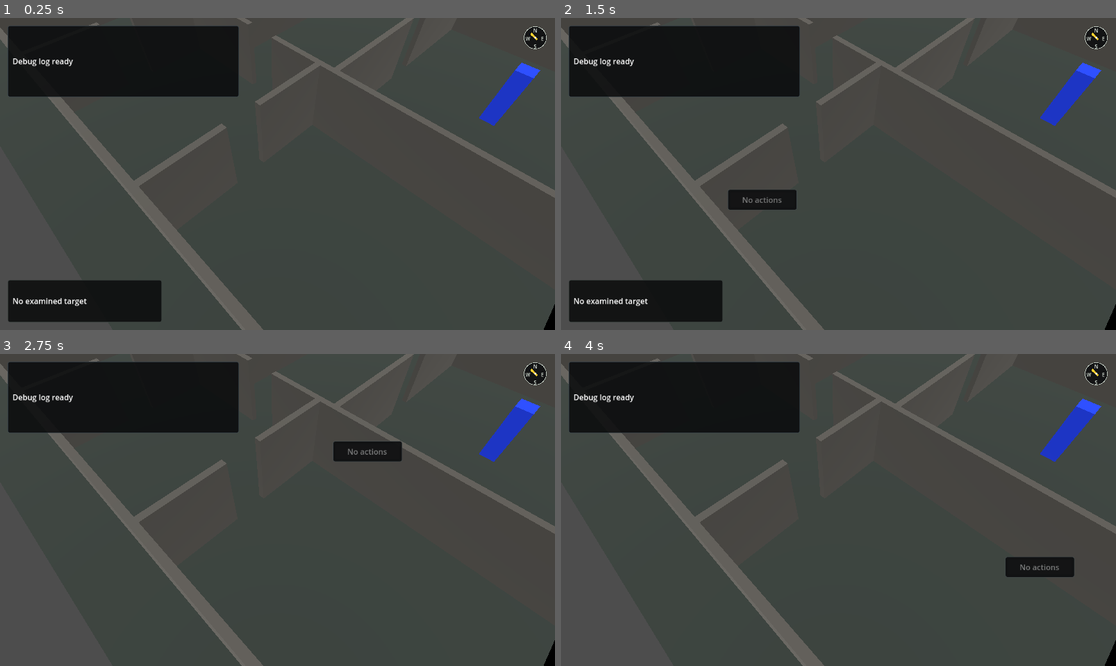
Above: before the commit, frames 1-4 (two rows, left to right).
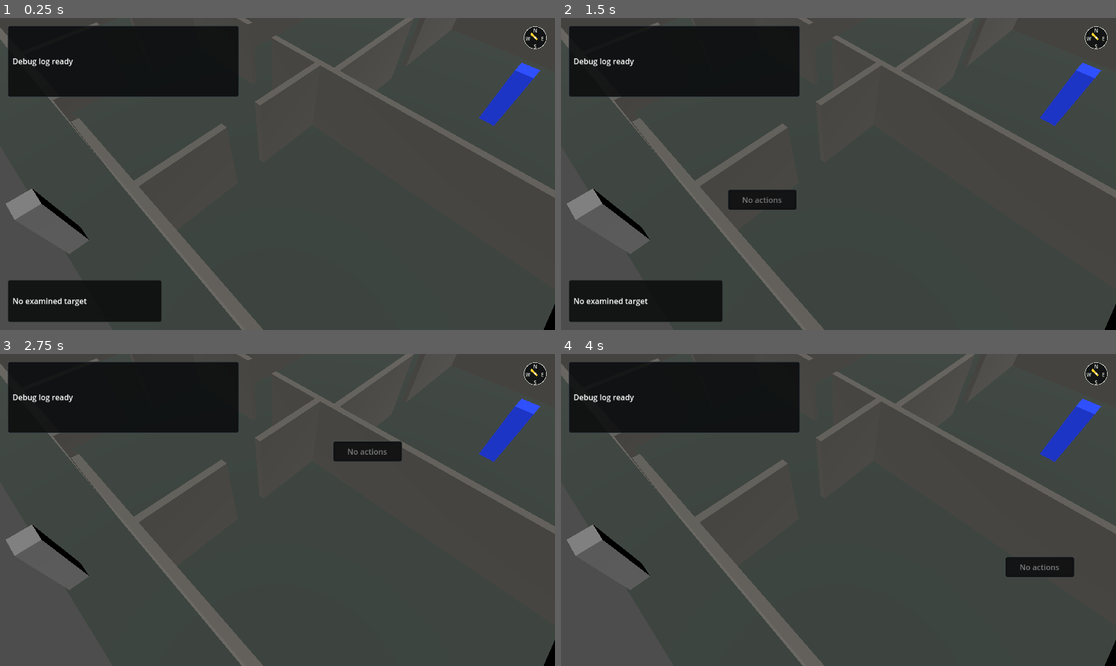
Above: after the commit, the same moments.

Repository: charlescodes/cobalt
Game: Godot game, scene res://scenes/main.tscn
Same seed, same stepped clock (60 frames per second), same inputs: the game is played once before the commit and once after it.
Inputs (mouse positions are in pixels of both pictures, inside the frame that each line leads up to):
- Up to frame 1 (0.25 s): no input
- Up to frame 2 (1.5 s): tap Enter at 0.5 s; move the mouse to (960, 158) at 0.52 s; hold , (toggle_interaction_log) 0.53-1.28 s; click (960, 158) at 0.67 s; tap Space at 1.25 s; move the mouse to (727, 189) at 1.27 s; tap , (toggle_interaction_log) at 1.35 s; click (727, 189) at 1.42 s
- Up to frame 3 (2.75 s): tap Enter at 2 s; move the mouse to (333, 441) at 2.02 s; hold , (toggle_interaction_log) from 2.03 s (still down); click (333, 441) at 2.17 s
- Up to frame 4 (4 s): tap Space at 2.75 s; move the mouse to (810, 572) at 2.77 s; release , (toggle_interaction_log) at 2.78 s; tap , (toggle_interaction_log) at 2.85 s; click (810, 572) at 2.92 s; tap Enter at 3.5 s; move the mouse to (1005, 556) at 3.52 s; hold , (toggle_interaction_log) from 3.53 s (still down); click (1005, 556) at 3.67 s

The runs differ from the first frame. In frame 1, 1.2% of the frame differs, in the area x 1-21%, y 25-76%; in frame 2, 1.2%; in frame 3, 1.2%; in frame 4, 1.2%.

Commit message:
Add BSP debug map mode with exterior exits
- Generate runtime BSP maps with buffered ground, PC/NPC spawns, and carved doors
- Start in BSP debug mode and toggle back to authored map with F12
- Add camera compass and show navigation overlays in debug mode
- Cover BSP generation, exits, and main-scene toggle behavior

Diff:
--- a/src/debug/bsp_module_data.gd
+++ b/src/debug/bsp_module_data.gd
@@ -41,6 +41,7 @@
 	var partition_id: StringName = &""
 	var position: Vector3 = Vector3.ZERO
 	var width_m: float = 1.0
+	var is_exterior_exit: bool = false
 
 @export var map_id: String = "bsp_debug"
 @export var building_size_m: Vector2 = Vector2(18.0, 14.0)
@@ -49,6 +50,7 @@
 @export var seed: int = 1337
 @export_range(0.0, 8.0, 0.25) var ground_buffer_m: float = 2.0
 @export_range(0.5, 3.0, 0.1) var door_width_m: float = 1.0
+@export var exterior_exit_side: StringName = &"south"
 @export_range(0.25, 8.0, 0.05) var wall_height_m: float = 2.2
 @export_range(0.05, 2.0, 0.01) var wall_thickness_m: float = 0.18
 @export_range(0.05, 1.0, 0.01) var ground_thickness_m: float = 0.1
--- a/src/debug/bsp_room_processor.gd
+++ b/src/debug/bsp_room_processor.gd
@@ -11,6 +11,10 @@
 const SPLIT_Z: int = 1
 const EPSILON: float = 0.001
 const SPLIT_STEP_M: float = 0.5
+const PERIMETER_NORTH: StringName = &"perimeter_north"
+const PERIMETER_EAST: StringName = &"perimeter_east"
+const PERIMETER_SOUTH: StringName = &"perimeter_south"
+const PERIMETER_WEST: StringName = &"perimeter_west"
 
 static func generate(data: BspModuleDataScript) -> BspModuleDataScript:
 	var source := data if data != null else BspModuleDataScript.new()
@@ -29,6 +33,7 @@
 	result.doors.clear()
 	_gather_rooms(root, result.rooms)
 	_gather_partitions(root, result)
+	_add_exterior_exit(result)
 	return result
 
 static func compile_to_walls(data: BspModuleDataScript) -> Array[WallSegmentDataScript]:
@@ -184,6 +189,102 @@
 	_gather_partitions(node.left_child, data)
 	_gather_partitions(node.right_child, data)
 
+static func _add_exterior_exit(data: BspModuleDataScript) -> void:
+	if data.rooms.is_empty():
+		return
+
+	var bounds := _building_bounds(data)
+	var side := _normalized_exit_side(data.exterior_exit_side)
+	var exit_room := _best_exit_room(data.rooms, bounds, side)
+	if exit_room == null:
+		return
+
+	var door := BspModuleDataScript.BspDoor.new()
+	door.id = StringName("exit_%02d" % data.doors.size())
+	door.partition_id = _perimeter_id_for_side(side)
+	door.width_m = data.door_width_m
+	door.is_exterior_exit = true
+	door.position = _exit_position_for_room(exit_room, bounds, side, door.width_m)
+	data.doors.append(door)
+
+static func _normalized_exit_side(side: StringName) -> StringName:
+	match side:
+		PERIMETER_NORTH, &"north":
+			return &"north"
+		PERIMETER_EAST, &"east":
+			return &"east"
+		PERIMETER_WEST, &"west":
+			return &"west"
+		_:
+			return &"south"
+
+static func _best_exit_room(
+	rooms: Array[BspModuleDataScript.BspRoom],
+	bounds: Rect2,
+	side: StringName
+) -> BspModuleDataScript.BspRoom:
+	var best_room: BspModuleDataScript.BspRoom
+	var best_score := INF
+	for room in rooms:
+		if not _room_touches_exterior_side(room, bounds, side):
+			continue
+
+		var center := room.bounds.position + (room.bounds.size * 0.5)
+		var score := absf(center.x) if side == &"north" or side == &"south" else absf(center.y)
+		if score < best_score:
+			best_room = room
+			best_score = score
+
+	return best_room
+
+static func _room_touches_exterior_side(
+	room: BspModuleDataScript.BspRoom,
+	bounds: Rect2,
+	side: StringName
+) -> bool:
+	match side:
+		&"north":
+			return absf(room.bounds.position.y - bounds.position.y) <= EPSILON
+		&"east":
+			return absf(room.bounds.end.x - bounds.end.x) <= EPSILON
+		&"west":
+			return absf(room.bounds.position.x - bounds.position.x) <= EPSILON
+		_:
+			return absf(room.bounds.end.y - bounds.end.y) <= EPSILON
+
+static func _exit_position_for_room(
+	room: BspModuleDataScript.BspRoom,
+	bounds: Rect2,
+	side: StringName,
+	door_width_m: float
+) -> Vector3:
+	var half_width := door_width_m * 0.5
+	var room_center := room.bounds.position + (room.bounds.size * 0.5)
+	match side:
+		&"north":
+			var north_x := _clamp_ordered(room_center.x, room.bounds.position.x + half_width, room.bounds.end.x - half_width)
+			return Vector3(north_x, 0.0, bounds.position.y)
+		&"east":
+			var east_z := _clamp_ordered(room_center.y, room.bounds.position.y + half_width, room.bounds.end.y - half_width)
+			return Vector3(bounds.end.x, 0.0, east_z)
+		&"west":
+			var west_z := _clamp_ordered(room_center.y, room.bounds.position.y + half_width, room.bounds.end.y - half_width)
+			return Vector3(bounds.position.x, 0.0, west_z)
+		_:
+			var south_x := _clamp_ordered(room_center.x, room.bounds.position.x + half_width, room.bounds.end.x - half_width)
+			return Vector3(south_x, 0.0, bounds.end.y)
+
+static func _perimeter_id_for_side(side: StringName) -> StringName:
+	match side:
+		&"north":
+			return PERIMETER_NORTH
+		&"east":
+			return PERIMETER_EAST
+		&"west":
+			return PERIMETER_WEST
+		_:
+			return PERIMETER_SOUTH
+
 static func _default_door_position(
 	node: BspModuleDataScript.BspNode,
 	rooms: Array[BspModuleDataScript.BspRoom],
@@ -266,10 +367,10 @@
 	var x1 := bounds.position.x + bounds.size.x
 	var z0 := bounds.position.y
 	var z1 := bounds.position.y + bounds.size.y
-	walls.append(_raw_wall(&"", Vector3(x0, 0.0, z0), Vector3(x1, 0.0, z0)))
-	walls.append(_raw_wall(&"", Vector3(x1, 0.0, z0), Vector3(x1, 0.0, z1)))
-	walls.append(_raw_wall(&"", Vector3(x1, 0.0, z1), Vector3(x0, 0.0, z1)))
-	walls.append(_raw_wall(&"", Vector3(x0, 0.0, z1), Vector3(x0, 0.0, z0)))
+	walls.append(_raw_wall(PERIMETER_NORTH, Vector3(x0, 0.0, z0), Vector3(x1, 0.0, z0)))
+	walls.append(_raw_wall(PERIMETER_EAST, Vector3(x1, 0.0, z0), Vector3(x1, 0.0, z1)))
+	walls.append(_raw_wall(PERIMETER_SOUTH, Vector3(x1, 0.0, z1), Vector3(x0, 0.0, z1)))
+	walls.append(_raw_wall(PERIMETER_WEST, Vector3(x0, 0.0, z1), Vector3(x0, 0.0, z0)))
 
 	for partition in data.partitions:
 		walls.append(_raw_wall(partition.id, partition.start_position, partition.end_position))
@@ -321,9 +422,6 @@
 	partition_id: StringName
 ) -> Array[BspModuleDataScript.BspDoor]:
 	var doors: Array[BspModuleDataScript.BspDoor] = []
-	if partition_id == &"":
-		return doors
-
 	for door in data.doors:
 		if door.partition_id == partition_id:
 			doors.append(door)
@@ -397,6 +495,12 @@
 ) -> Vector3:
 	var rng := RandomNumberGenerator.new()
 	rng.seed = int(maxi(data.seed + 9151, 0))
+	var exterior_exit := _exterior_exit(data)
+	if exterior_exit != null:
+		var exterior_position: Variant = _npc_external_spawn_position(data, walls, rng, exterior_exit)
+		if exterior_position is Vector3:
+			return exterior_position as Vector3
+
 	var ground_bounds := _ground_bounds(data)
 	var margin := maxf(data.actor_size_m.x, data.actor_size_m.z) * 0.5
 	var pc_position := _player_spawn_position(data)
@@ -414,6 +518,138 @@
 
 	return Vector3(ground_bounds.position.x + margin, 0.0, ground_bounds.position.y + margin)
 
+static func _exterior_exit(data: BspModuleDataScript) -> BspModuleDataScript.BspDoor:
+	for door in data.doors:
+		if door.is_exterior_exit:
+			return door
+	return null
+
+static func _npc_external_spawn_position(
+	data: BspModuleDataScript,
+	walls: Array[WallSegmentDataScript],
+	rng: RandomNumberGenerator,
+	exterior_exit: BspModuleDataScript.BspDoor
+) -> Variant:
+	var building_bounds := _building_bounds(data)
+	var ground_bounds := _ground_bounds(data)
+	var margin := maxf(data.actor_size_m.x, data.actor_size_m.z) * 0.5
+	var pc_position := _player_spawn_position(data)
+	var side := _side_for_perimeter_id(exterior_exit.partition_id)
+
+	for _attempt in range(data.npc_spawn_attempts):
+		var position := _random_external_position(data, rng, exterior_exit.position, side, margin, building_bounds, ground_bounds)
+		if position.distance_to(pc_position) < 1.0:
+			continue
+		if _building_bounds(data).has_point(Vector2(position.x, position.z)):
+			continue
+		if _distance_to_walls(position, walls) >= data.npc_wall_clearance_m:
+			return position
+
+	var fallback := _fallback_external_position(data, exterior_exit.position, side, margin, building_bounds, ground_bounds)
+	return fallback if not building_bounds.has_point(Vector2(fallback.x, fallback.z)) else null
+
+static func _random_external_position(
+	data: BspModuleDataScript,
+	rng: RandomNumberGenerator,
+	exit_position: Vector3,
+	side: StringName,
+	margin: float,
+	building_bounds: Rect2,
+	ground_bounds: Rect2
+) -> Vector3:
+	var lateral_span := maxf(data.ground_buffer_m, data.door_width_m)
+	match side:
+		&"north":
+			return Vector3(
+				_rand_range_ordered(rng, exit_position.x - lateral_span, exit_position.x + lateral_span, ground_bounds.position.x + margin, ground_bounds.end.x - margin),
+				0.0,
+				_rand_range_ordered(rng, ground_bounds.position.y + margin, building_bounds.position.y - margin)
+			)
+		&"east":
+			return Vector3(
+				_rand_range_ordered(rng, building_bounds.end.x + margin, ground_bounds.end.x - margin),
+				0.0,
+				_rand_range_ordered(rng, exit_position.z - lateral_span, exit_position.z + lateral_span, ground_bounds.position.y + margin, ground_bounds.end.y - margin)
+			)
+		&"west":
+			return Vector3(
+				_rand_range_ordered(rng, ground_bounds.position.x + margin, building_bounds.position.x - margin),
+				0.0,
+				_rand_range_ordered(rng, exit_position.z - lateral_span, exit_position.z + lateral_span, ground_bounds.position.y + margin, ground_bounds.end.y - margin)
+			)
+		_:
+			return Vector3(
+				_rand_range_ordered(rng, exit_position.x - lateral_span, exit_position.x + lateral_span, ground_bounds.position.x + margin, ground_bounds.end.x - margin),
+				0.0,
+				_rand_range_ordered(rng, building_bounds.end.y + margin, ground_bounds.end.y - margin)
+			)
+
+static func _fallback_external_position(
+	data: BspModuleDataScript,
+	exit_position: Vector3,
+	side: StringName,
+	margin: float,
+	building_bounds: Rect2,
+	ground_bounds: Rect2
+) -> Vector3:
+	var offset := maxf(data.npc_wall_clearance_m + margin, data.door_width_m)
+	match side:
+		&"north":
+			return Vector3(
+				_clamp_ordered(exit_position.x, ground_bounds.position.x + margin, ground_bounds.end.x - margin),
+				0.0,
+				_clamp_ordered(building_bounds.position.y - offset, ground_bounds.position.y + margin, building_bounds.position.y - margin)
+			)
+		&"east":
+			return Vector3(
+				_clamp_ordered(building_bounds.end.x + offset, building_bounds.end.x + margin, ground_bounds.end.x - margin),
+				0.0,
+				_clamp_ordered(exit_position.z, ground_bounds.position.y + margin, ground_bounds.end.y - margin)
+			)
+		&"west":
+			return Vector3(
+				_clamp_ordered(building_bounds.position.x - offset, ground_bounds.position.x + margin, building_bounds.position.x - margin),
+				0.0,
+				_clamp_ordered(exit_position.z, ground_bounds.position.y + margin, ground_bounds.end.y - margin)
+			)
+		_:
+			return Vector3(
+				_clamp_ordered(exit_position.x, ground_bounds.position.x + margin, ground_bounds.end.x - margin),
+				0.0,
+				_clamp_ordered(building_bounds.end.y + offset, building_bounds.end.y + margin, ground_bounds.end.y - margin)
+			)
+
+static func _side_for_perimeter_id(perimeter_id: StringName) -> StringName:
+	match perimeter_id:
+		PERIMETER_NORTH:
+			return &"north"
+		PERIMETER_EAST:
+			return &"east"
+		PERIMETER_WEST:
+			return &"west"
+		_:
+			return &"south"
+
+static func _rand_range_ordered(
+	rng: RandomNumberGenerator,
+	min_value: float,
+	max_value: float,
+	clamp_min: float = -INF,
+	clamp_max: float = INF
+) -> float:
+	var clamp_low := minf(clamp_min, clamp_max)
+	var clamp_high := maxf(clamp_min, clamp_max)
+	var low := maxf(minf(min_value, max_value), clamp_low)
+	var high := minf(maxf(min_value, max_value), clamp_high)
+	if high < low:
+		var midpoint := (low + high) * 0.5
+		low = midpoint
+		high = midpoint
+	return rng.randf_range(low, high) if high > low else low
+
+static func _clamp_ordered(value: float, min_value: float, max_value: float) -> float:
+	return clampf(value, minf(min_value, max_value), maxf(min_value, max_value))
+
 static func _distance_to_walls(position: Vector3, walls: Array[WallSegmentDataScript]) -> float:
 	var best := INF
 	var point := Vector2(position.x, position.z)
@@ -443,6 +679,7 @@
 	result.seed = source.seed
 	result.ground_buffer_m = source.ground_buffer_m
 	result.door_width_m = source.door_width_m
+	result.exterior_exit_side = source.exterior_exit_side
 	result.wall_height_m = source.wall_height_m
 	result.wall_thickness_m = source.wall_thickness_m
 	result.ground_thickness_m = source.ground_thickness_m
--- a/tests/suites/bsp_room_processor_suite.gd
+++ b/tests/suites/bsp_room_processor_suite.gd
@@ -40,6 +40,12 @@
 
 	if first.partitions.is_empty() or first.doors.is_empty():
 		return ctx.fail("BSP generation did not produce internal partitions and default doors.")
+	var exterior_exit_count := 0
+	for door in first.doors:
+		if door.is_exterior_exit:
+			exterior_exit_count += 1
+	if exterior_exit_count != 1:
+		return ctx.fail("BSP generation should produce exactly one exterior exit.")
 
 	var walls: Array[WallSegmentDataScript] = BspRoomProcessorScript.compile_to_walls(first)
 	if walls.size() <= 4:
@@ -82,6 +88,8 @@
 	)
 	if not ground_bounds.has_point(Vector2(npc.position.x, npc.position.z)):
 		return ctx.fail("BSP NPC spawn is outside the buffered ground.")
+	if building_bounds.has_point(Vector2(npc.position.x, npc.position.z)):
+		return ctx.fail("BSP NPC spawn should be outside the generated building.")
 	if _distance_to_walls(npc.position, map_data.static_walls) < data.npc_wall_clearance_m:
 		return ctx.fail("BSP NPC spawn is too close to a generated wall.")
 
--- a/tests/suites/main_scene_suite.gd
+++ b/tests/suites/main_scene_suite.gd
@@ -61,6 +61,28 @@
 	if not startup_debug_log_panel.visible or not startup_navigation_debug_overlay.visible:
 		main.free()
 		return ctx.fail("Startup BSP debug mode should show debug log and navigation overlays.")
+	var startup_generated_map := navigation_region.get_node_or_null("GeneratedMap") as Node3D
+	var startup_pc := startup_generated_map.get_node_or_null("WorldObjects/pc_001") as BlockoutObjectViewScript if startup_generated_map != null else null
+	var startup_npc := startup_generated_map.get_node_or_null("WorldObjects/npc_001") as BlockoutObjectViewScript if startup_generated_map != null else null
+	if startup_pc == null or startup_npc == null:
+		main.free()
+		return ctx.fail("Startup BSP debug map did not instantiate PC and NPC views.")
+	var startup_navigation_map := navigation_region.get_navigation_map()
+	await ctx.wait_for_scene_navigation_map(startup_navigation_map)
+	var startup_bsp_path_result := MoveTargetResolverScript.navigation_path_result(
+		startup_navigation_map,
+		startup_pc.object_data.position,
+		startup_npc.object_data.position
+	)
+	if not bool(startup_bsp_path_result.get("ok", false)):
+		main.free()
+		return ctx.fail(
+			"Startup BSP debug map did not produce a path from PC to exterior NPC. reason=%s iteration=%s"
+			% [
+				startup_bsp_path_result.get("reason", &""),
+				str(startup_bsp_path_result.get("navigation_map_iteration", 0)),
+			]
+		)
 	startup_bsp_debug_map_controller.set_bsp_enabled(false)
 	await ctx.tree.process_frame
 	await ctx.tree.physics_frame
Not shown, changed: DECISIONS.md
